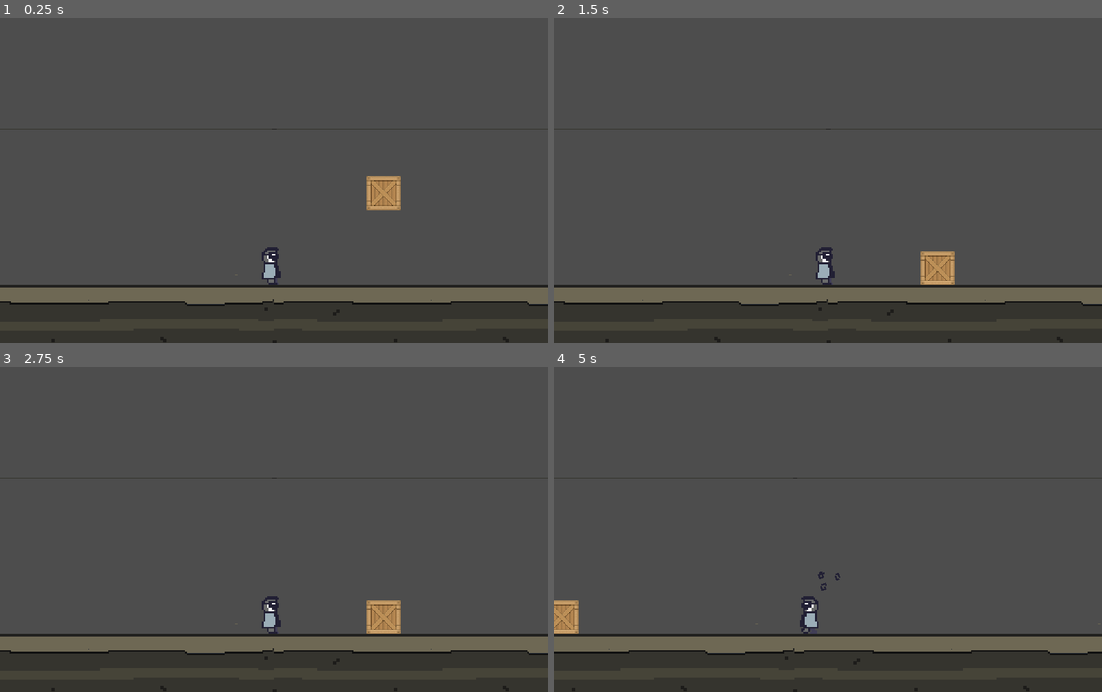
Above: before the commit, frames 1-4 (two rows, left to right).
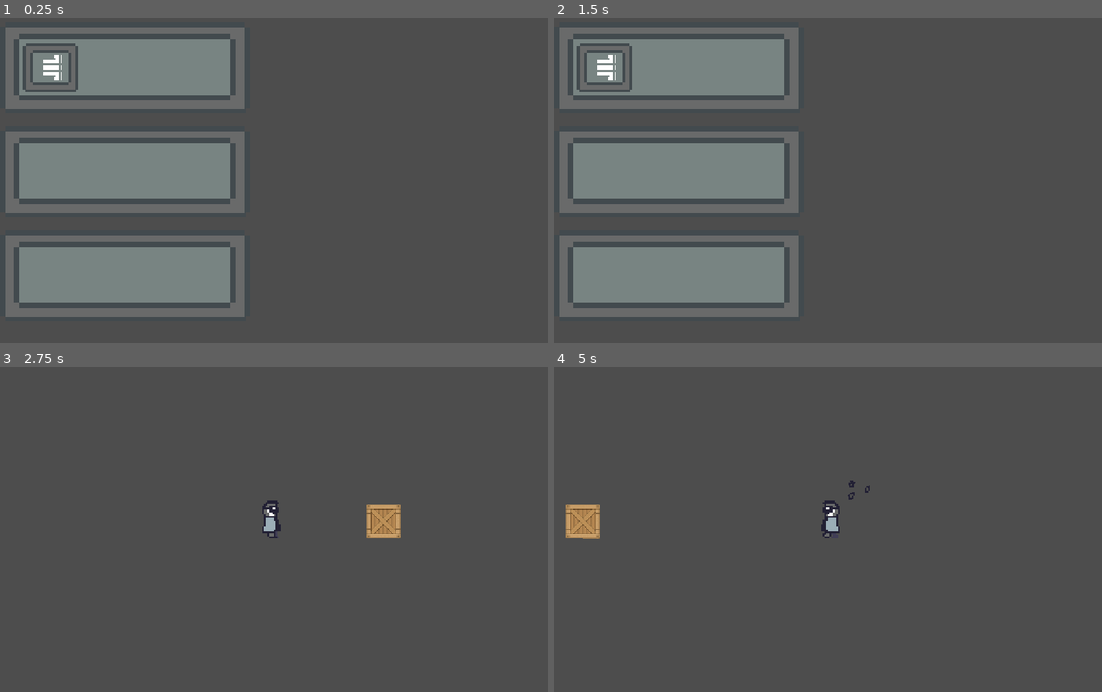
Above: after the commit, the same moments.

Repository: RobChiocchio/godot-wild-jam-58
Game: Godot game, scene res://scenes/main.tscn
Two runs of this game, one before a commit and one after it. Both use one fixed random seed, a clock stepped at 60 frames per second and the inputs below. Before the commit the project starts from res://scenes/level.tscn.
Inputs (mouse positions are in pixels of both pictures, inside the frame that each line leads up to):
- Up to frame 1 (0.25 s): no input
- Up to frame 2 (1.5 s): click (680, 170) at 0.52 s; click (680, 274) at 1.27 s
- Up to frame 3 (2.75 s): click (126, 415) at 2.02 s
- Up to frame 4 (5 s): tap Enter at 2.75 s; move the mouse to (948, 503) at 2.77 s; press the mouse at (948, 503) at 2.78 s; hold D (move_right) 2.78-4.28 s; tap W (jump) at 3.02, 3.77 s; move the mouse to (718, 539) at 3.52 s; release the mouse at (718, 539) at 3.53 s; click (718, 539) at 3.6 s; move the mouse to (882, 445) at 4.27 s; hold A (move_left) from 4.28 s (still down); hold Right mouse button (succ) from 4.28 s (still down); click (882, 445) at 4.55 s

The runs differ from the first frame. In frame 1, 40% of the frame differs, in the area x 0-100%, y 2-100%; in frame 2, 40%; in frame 3, 17%; in frame 4, 17%.

Commit message:
Functional Start button
Connect main menu UI to start of level_1.tscn

Diff:
--- a/project.godot
+++ b/project.godot
@@ -11,7 +11,7 @@
 [application]
 
 config/name="godot-wild-jam-58"
-run/main_scene="res://scenes/level.tscn"
+run/main_scene="res://scenes/main.tscn"
 config/features=PackedStringArray("4.0", "Forward Plus")
 boot_splash/bg_color=Color(0.0784314, 0.133333, 0.25098, 1)
 boot_splash/image="res://assets/splash.png"
--- /dev/null
+++ b/scenes/level_1.tscn
@@ -0,0 +1,41 @@
+[gd_scene load_steps=6 format=3 uid="uid://7f2csa8mkldc"]
+
+[ext_resource type="PackedScene" uid="uid://xcfais7p0tc6" path="res://scenes/player.tscn" id="1_vsfvg"]
+[ext_resource type="Script" path="res://scripts/blowable.gd" id="2_rl6e1"]
+[ext_resource type="Texture2D" uid="uid://bnyyo6kj6ftfw" path="res://assets/objects/placeholder_crate.png" id="3_rgabl"]
+
+[sub_resource type="WorldBoundaryShape2D" id="WorldBoundaryShape2D_6rilc"]
+
+[sub_resource type="RectangleShape2D" id="RectangleShape2D_xbi84"]
+
+[node name="level" type="Node2D"]
+
+[node name="Player" parent="." instance=ExtResource("1_vsfvg")]
+position = Vector2(0, -16)
+
+[node name="Camera2D" type="Camera2D" parent="Player"]
+zoom = Vector2(4, 4)
+
+[node name="TileMap" type="TileMap" parent="."]
+format = 2
+
+[node name="Ground" type="StaticBody2D" parent="."]
+
+[node name="CollisionShape2D" type="CollisionShape2D" parent="Ground"]
+scale = Vector2(10, 1)
+shape = SubResource("WorldBoundaryShape2D_6rilc")
+
+[node name="TestBox" type="RigidBody2D" parent="."]
+position = Vector2(64, -16)
+script = ExtResource("2_rl6e1")
+
+[node name="CollisionShape2D" type="CollisionShape2D" parent="TestBox"]
+shape = SubResource("RectangleShape2D_xbi84")
+
+[node name="TextureRect" type="TextureRect" parent="TestBox"]
+offset_left = -10.0
+offset_top = -10.0
+offset_right = 22.0
+offset_bottom = 22.0
+scale = Vector2(0.62, 0.62)
+texture = ExtResource("3_rgabl")
--- a/scenes/main.tscn
+++ b/scenes/main.tscn
@@ -1,30 +1,70 @@
-[gd_scene load_steps=4 format=3 uid="uid://b6l16qarqobyp"]
+[gd_scene load_steps=5 format=3 uid="uid://b6l16qarqobyp"]
 
-[ext_resource type="PackedScene" uid="uid://xcfais7p0tc6" path="res://scenes/player.tscn" id="1_u3l1a"]
+[ext_resource type="PackedScene" uid="uid://7f2csa8mkldc" path="res://scenes/level_1.tscn" id="2_f0rbs"]
+[ext_resource type="Script" path="res://scripts/title_ui_script.gd" id="2_gj461"]
+[ext_resource type="Texture2D" uid="uid://dhfo1vlgtpmcw" path="res://assets/ui/single_button.png" id="3_3c6d7"]
+[ext_resource type="Texture2D" uid="uid://dcyn1kxv4kpi7" path="res://assets/ui/wind.png" id="4_tlss5"]
 
-[sub_resource type="WorldBoundaryShape2D" id="WorldBoundaryShape2D_6rilc"]
+[node name="main" type="Node2D"]
+script = ExtResource("2_gj461")
 
-[sub_resource type="RectangleShape2D" id="RectangleShape2D_xbi84"]
+[node name="level" parent="." instance=ExtResource("2_f0rbs")]
 
-[node name="Node2D" type="Node2D"]
+[node name="main_menu" type="Control" parent="."]
+layout_mode = 3
+anchors_preset = 0
+offset_right = 40.0
+offset_bottom = 40.0
 
-[node name="Player" parent="." instance=ExtResource("1_u3l1a")]
-position = Vector2(0, -16)
+[node name="click" type="AudioStreamPlayer2D" parent="main_menu"]
 
-[node name="Camera2D" type="Camera2D" parent="Player"]
-zoom = Vector2(4, 4)
+[node name="title_ui" type="Control" parent="main_menu"]
+anchors_preset = 0
+offset_right = 40.0
+offset_bottom = 40.0
 
-[node name="TileMap" type="TileMap" parent="."]
-format = 2
+[node name="start_button" type="TextureButton" parent="main_menu/title_ui"]
+layout_mode = 0
+offset_top = 50.0
+offset_right = 584.0
+offset_bottom = 263.0
+texture_normal = ExtResource("3_3c6d7")
+stretch_mode = 0
 
-[node name="Ground" type="StaticBody2D" parent="."]
+[node name="settings_button" type="TextureButton" parent="main_menu/title_ui"]
+layout_mode = 0
+offset_top = 293.0
+offset_right = 584.0
+offset_bottom = 506.0
+texture_normal = ExtResource("3_3c6d7")
+stretch_mode = 0
 
-[node name="CollisionShape2D" type="CollisionShape2D" parent="Ground"]
-scale = Vector2(10, 1)
-shape = SubResource("WorldBoundaryShape2D_6rilc")
+[node name="credits_button" type="TextureButton" parent="main_menu/title_ui"]
+layout_mode = 0
+offset_top = 536.0
+offset_right = 584.0
+offset_bottom = 749.0
+texture_normal = ExtResource("3_3c6d7")
+stretch_mode = 0
 
-[node name="TestBox" type="RigidBody2D" parent="."]
-position = Vector2(64, -16)
+[node name="TextureRect" type="TextureRect" parent="main_menu/title_ui"]
+layout_mode = 0
+offset_left = 39.0
+offset_top = 85.0
+offset_right = 197.0
+offset_bottom = 226.0
+texture = ExtResource("4_tlss5")
 
-[node name="CollisionShape2D" type="CollisionShape2D" parent="TestBox"]
-shape = SubResource("RectangleShape2D_xbi84")
+[node name="settings_ui" type="Control" parent="main_menu"]
+anchors_preset = 0
+offset_right = 40.0
+offset_bottom = 40.0
+
+[node name="credits_ui" type="Control" parent="main_menu"]
+anchors_preset = 0
+offset_right = 40.0
+offset_bottom = 40.0
+
+[connection signal="pressed" from="main_menu/title_ui/start_button" to="." method="_on_start_button_pressed"]
+[connection signal="pressed" from="main_menu/title_ui/settings_button" to="." method="_on_settings_button_pressed"]
+[connection signal="pressed" from="main_menu/title_ui/credits_button" to="." method="_on_credits_button_pressed"]
--- /dev/null
+++ b/scripts/title_ui_script.gd
@@ -0,0 +1,34 @@
+extends Node2D
+
+@onready var main_node = get_tree()
+@onready var main_menu_ui_node = get_node("main_menu")
+@onready var level_node = get_node("level")
+
+# Called when the node enters the scene tree for the first time.
+func _ready():
+	for c in level_node.get_children():
+		level_node.remove_child(c)
+		c.queue_free()
+
+
+# Called every frame. 'delta' is the elapsed time since the previous frame.
+func _process(delta):
+	pass
+
+func load_level(scene: PackedScene):
+	var instance = scene.instantiate()
+	add_child(instance)
+
+func _on_start_button_pressed():
+	for c in main_menu_ui_node.get_children():
+		main_menu_ui_node.remove_child(c)
+		c.queue_free()
+	load_level.call_deferred(load("res://scenes/level_1.tscn"))
+
+
+func _on_settings_button_pressed():
+	pass # Replace with function body.
+
+
+func _on_credits_button_pressed():
+	pass # Replace with function body.
Binary file added: assets/ui/single_button.png
Not shown, added: assets/ui/single_button.png.import
Not shown: 1 places in scenes/level.tscn that only renumber resources
Not shown: 1 places in scenes/shrine_level.tscn that only renumber resources
Not shown, added: assets/ui/.single_button.png-autosave.kra
